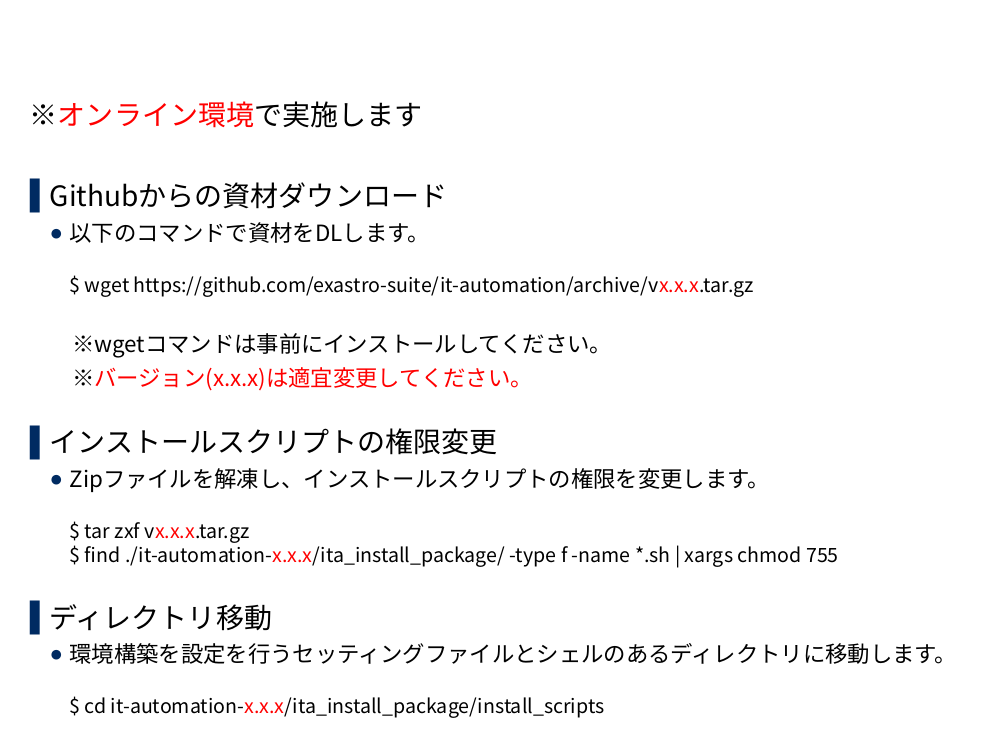
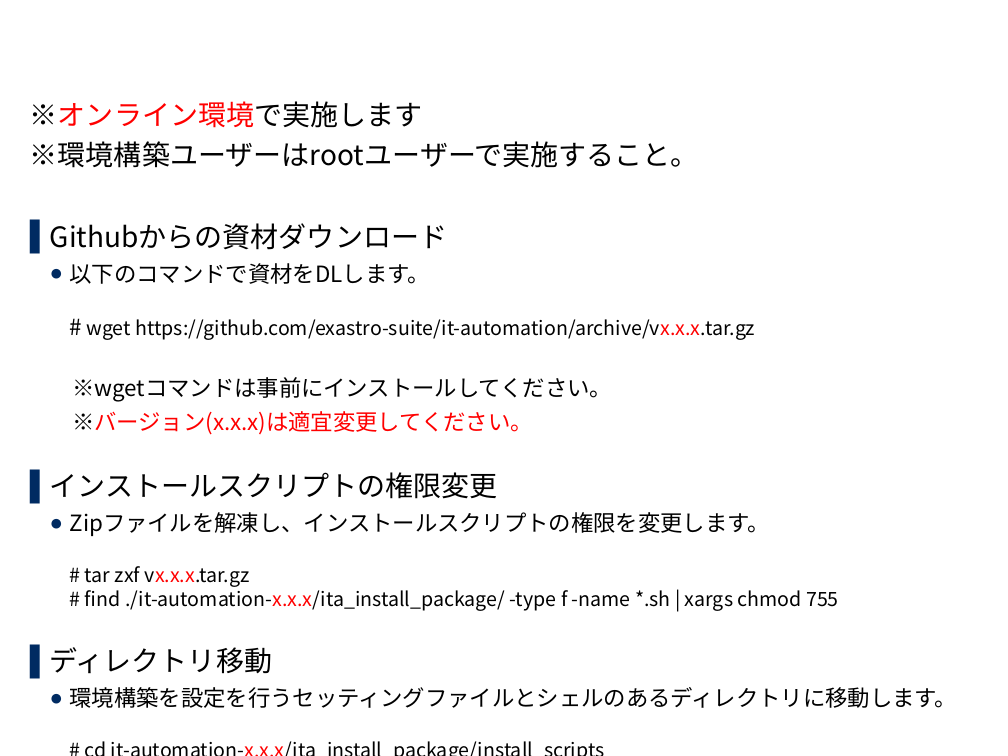
Before and after one commit to exastro-suite/it-automation-docs, a slide deck: slide 13 of asset/Learn_ja/ITA-offline-install_ja.pptx. Drawn at 1008x756 pixels with LibreOffice and Linux fonts; fonts in the diff are those of the drawing; background and template pictures are left out. Boxes give left, top, right and bottom in pixels: in the first picture for what was removed or moved away, otherwise in the second. Text is boxed around its words. In the diff, an @@ line names an element or a change of style, - is before the commit and + after.

```diff
--- a/asset/Learn_ja/ITA-offline-install_ja.pptx
+++ b/asset/Learn_ja/ITA-offline-install_ja.pptx
@@ text at <box>30,141,699,168</box>: paragraph added @@
+※環境構築ユーザーはrootユーザーで実施すること。
@@ text at <box>70,263,755,340</box>: text changed @@
-  ● 以下のコマンドで資材をDLします。
-    $ wget https://github.com/exastro-suite/it-automation/archive/vx.x.x.tar.gz
+  ● 以下のコマンドで資材をDLします。
+    # wget https://github.com/exastro-suite/it-automation/archive/vx.x.x.tar.gz
@@ text at <box>70,512,839,611</box>: text changed @@
-  ● Zipファイルを解凍し、インストールスクリプトの権限を変更します。
-    $ tar zxf vx.x.x.tar.gz
-    $ find ./it-automation-x.x.x/ita_install_package/ -type f -name *.sh | xargs chmod 755
+  ● Zipファイルを解凍し、インストールスクリプトの権限を変更します。
+    # tar zxf vx.x.x.tar.gz
+    # find ./it-automation-x.x.x/ita_install_package/ -type f -name *.sh | xargs chmod 755
@@ text at <box>70,687,958,708</box>: text changed @@
-  ● 環境構築を設定を行うセッティングファイルとシェルのあるディレクトリに移動します。
-    $ cd it-automation-x.x.x/ita_install_package/install_scripts
+  ● 環境構築を設定を行うセッティングファイルとシェルのあるディレクトリに移動します。
+    # cd it-automation-x.x.x/ita_install_package/install_scripts
```
Also in this commit, not shown: 13 other slides changed.
